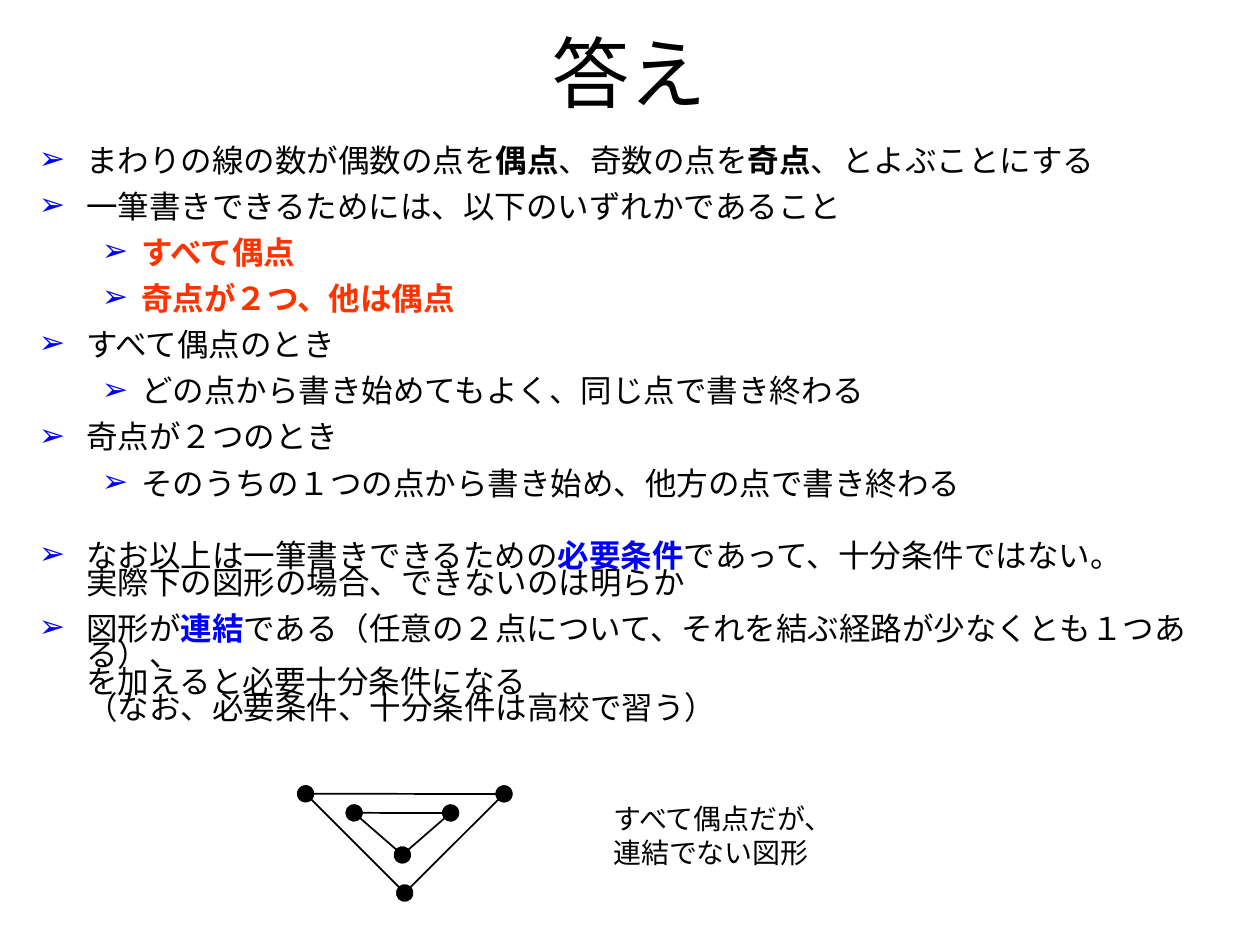
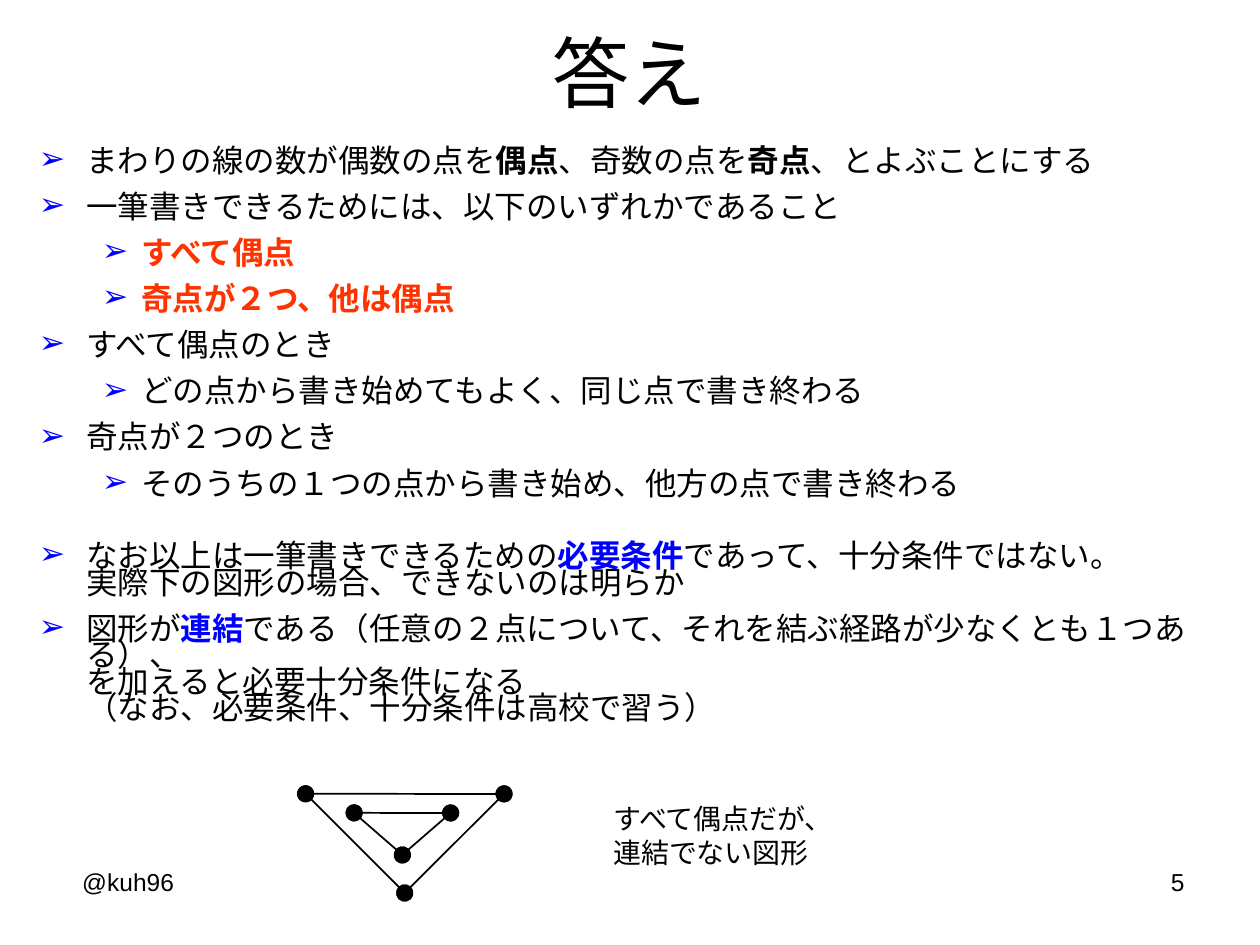
Before and after one commit to kuh96/qzz, a slide deck: slide 5 of one-touch.ppt. Drawn at 1260x945 pixels with LibreOffice and Linux fonts; fonts in the diff are those of the drawing. Boxes give left, top, right and bottom in pixels: in the first picture for what was removed or moved away, otherwise in the second. Text is boxed around its words. In the diff, an @@ line names an element or a change of style, - is before the commit and + after.

```diff
--- a/one-touch.ppt
+++ b/one-touch.ppt
@@ text added at (x1=82, y1=873, x2=174, y2=895), 14 pt, text #000000 @@
+@kuh96
@@ page number added at (x1=1171, y1=874, x2=1185, y2=892), 14 pt, text #000000 @@
+5
```
Also in this commit, not shown: 6 other slides changed, 6 other files.
